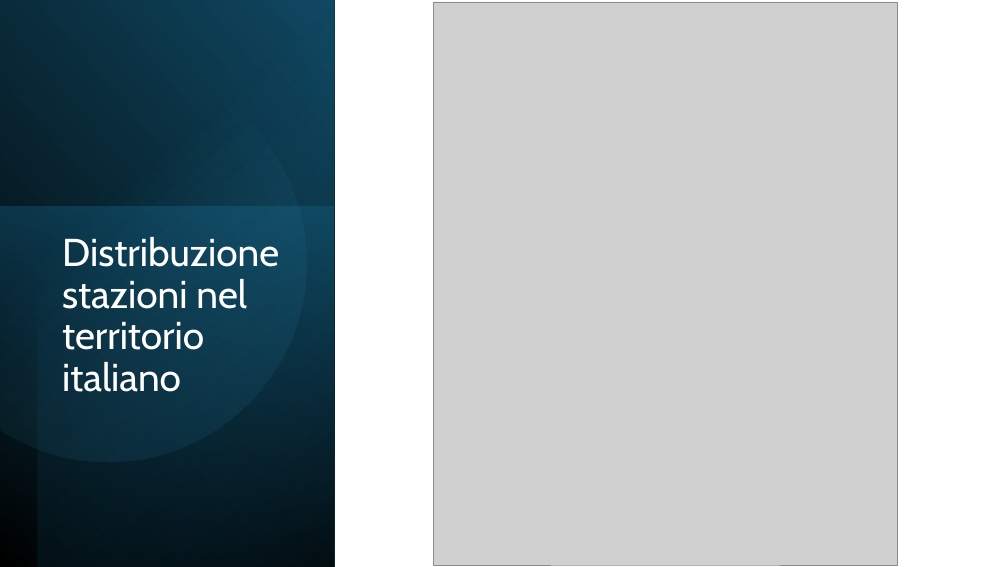
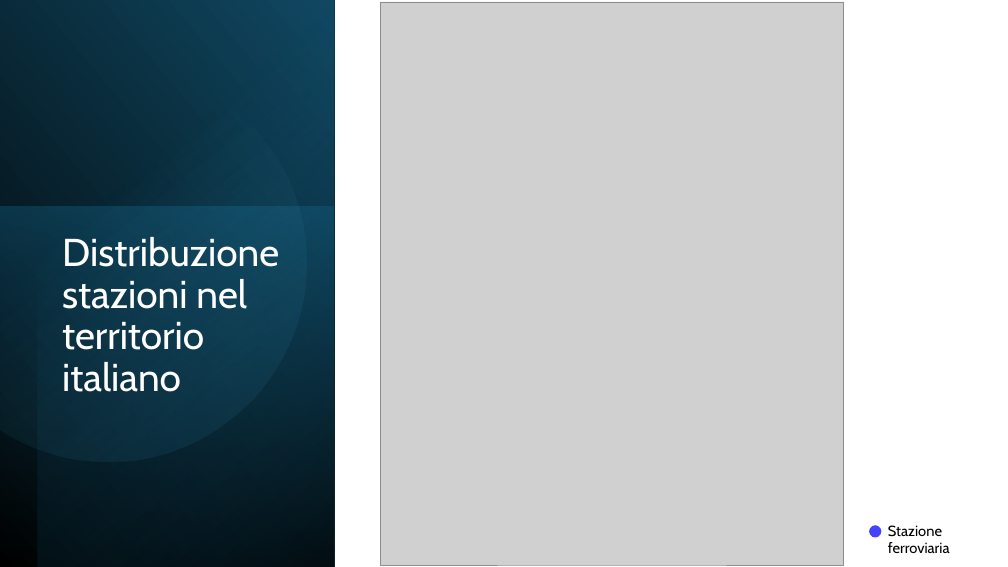
Before and after one commit to AndreaSpolaor/AnalisiTrafficoFerroviario, a slide deck: slide 9 of Analisi del trasporto ferroviario italiano.pptx (slide 8 before the commit). Drawn at 1008x567 pixels with LibreOffice and Linux fonts; fonts in the diff are those of the drawing; grey boxes stand for pictures. Boxes give left, top, right and bottom in pixels: in the first picture for what was removed or moved away, otherwise in the second. Text is boxed around its words. In the diff, an @@ line names an element or a change of style, - is before the commit and + after.

```diff
--- a/Analisi del trasporto ferroviario italiano.pptx
+++ b/Analisi del trasporto ferroviario italiano.pptx
@@ picture: place and size @@
-picture at box(434, 2, 898, 566)
+picture at box(380, 2, 844, 566)
@@ ellipse added at box(870, 526, 882, 538), fill #4443FA @@
@@ text added at box(888, 525, 950, 553), 14 pt, text #000000 @@
+Stazione ferroviaria
```
Also in this commit, not shown: 6 other slides changed, 4 slides added, 4 other files.
